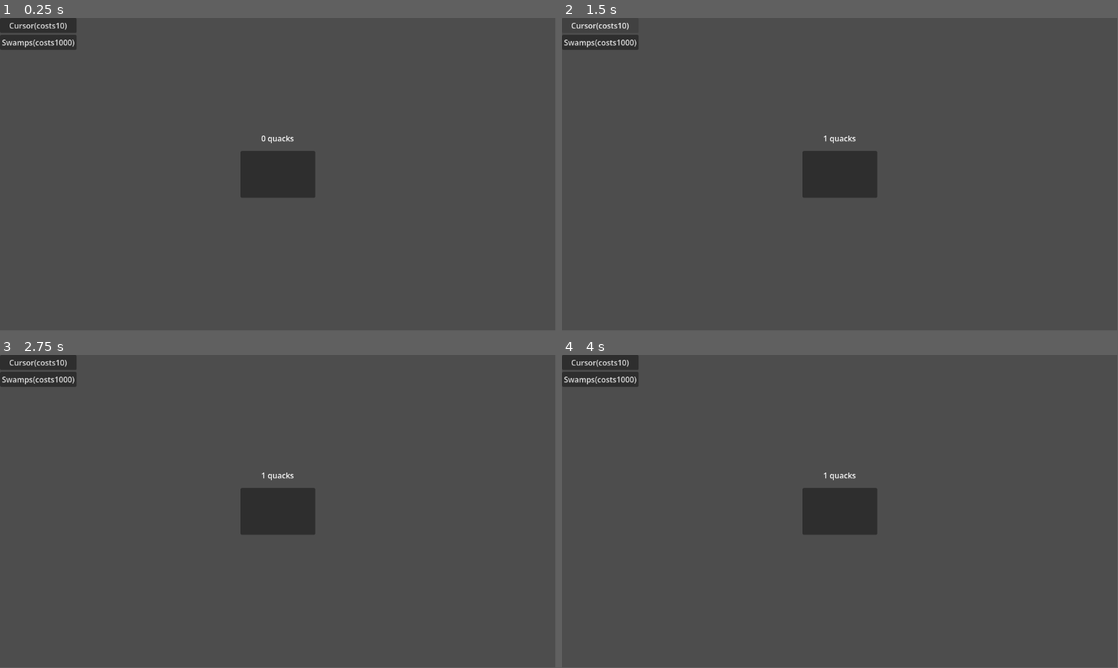
Above: before the commit, frames 1-4 (two rows, left to right).
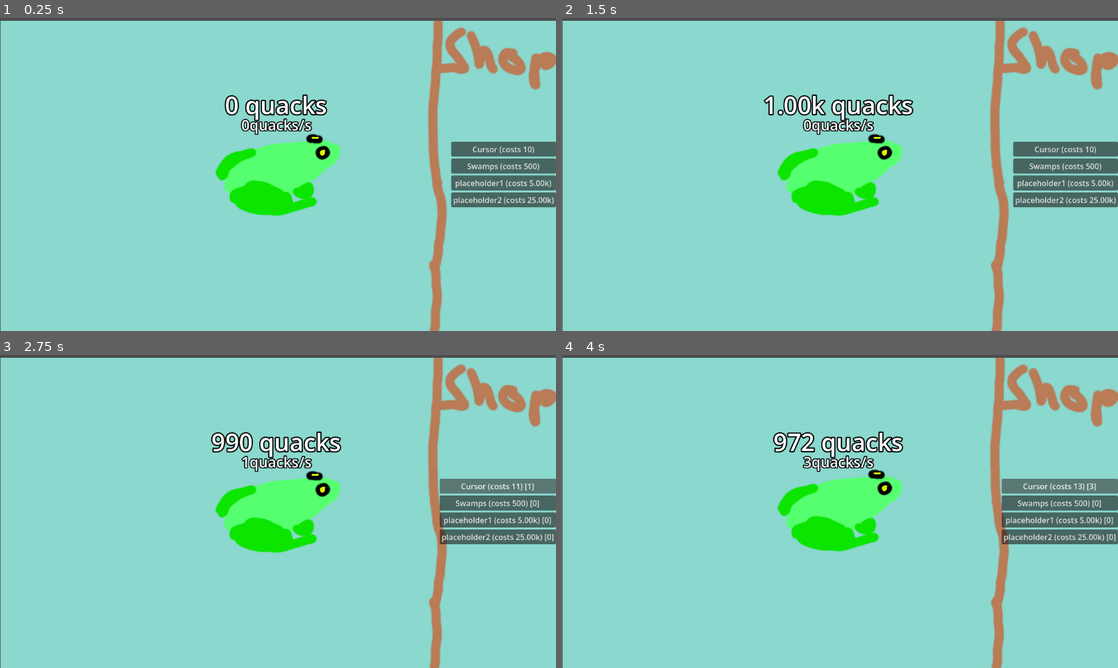
Above: after the commit, the same moments.

Repository: n2ize/ClickerIdleGame
Game: Godot game, scene res://main.tscn
Two runs of this game, one before a commit and one after it. Both use one fixed random seed, a clock stepped at 60 frames per second and the inputs below. Before the commit the project has no main scene; this scene is started directly in both runs.
Inputs (mouse positions are in pixels of both pictures, inside the frame that each line leads up to; where the layout moved, square brackets give the same spot in the first picture):
- Up to frame 1 (0.25 s): no input
- Up to frame 2 (1.5 s): click (834, 171) [840, 174] at 0.5 s; click (600, 24) at 1.25 s, where only the run before the commit has a clickable "Cursor(costs10)"
- Up to frame 3 (2.75 s): click (500, 486) at 2 s, where only the run after the commit has a clickable "Cursor (costs 10)"
- Up to frame 4 (4 s): click (1056, 486) at 2.75 s, where only the run after the commit has a clickable "Cursor (costs 11) [1]"; click (1056, 486) at 3.5 s, where only the run after the commit has a clickable "Cursor (costs 12) [2]"
In our replay, the window is 799x449 before the commit and 800x450 after it. These sizes can differ from the game's own. Grey fills any space a smaller window leaves; there, only what the larger window draws over its background counts as a difference.

The runs differ from the first frame. In frame 1, 99% of the frame differs, in the area x 0-100%, y 0-100%; in frame 2, 99%; in frame 3, 99%; in frame 4, 99%.

Commit message:
animation added + number suffixes

Diff:
--- a/control.gd
+++ b/control.gd
@@ -3,17 +3,29 @@
 @onready var label = $Label
 @onready var button = $Button
 @onready var game_manager = $"../GameManager"
+@onready var cpslabel = $CpsLabel
+
+var frog_origin: Vector2
 
 # Called when the node enters the scene tree for the first time.
 func _ready() -> void:
+	frog_origin = button.position
+	game_manager.upgrade_ticked.connect(_on_upgrade_ticked)
 	pass # Replace with function body.
 
 
 # Called every frame. 'delta' is the elapsed time since the previous frame.
 func _process(delta: float) -> void:
-	label.text = str(game_manager.cookies) + " quacks"
+	label.text = game_manager.format_number(game_manager.cookies) + " quacks"
+	cpslabel.text = game_manager.format_number(game_manager.get_total_cps()) + "quacks/s"
 	pass
 
 
 func _on_button_pressed() -> void:
 	game_manager.add_quack()
+
+func _on_upgrade_ticked():
+	var tween = create_tween()
+	var original_pos = frog_origin
+	tween.tween_property(button, "position", original_pos + Vector2(0, -20), 0.1)
+	tween.tween_property(button, "position", original_pos, 0.1)
--- a/game_manager.gd
+++ b/game_manager.gd
@@ -1,5 +1,6 @@
 extends Node
 @onready var upgrade_container = $"../Control/UpgradeContainer"
+signal upgrade_ticked
 
 var cookies = 0
 var upgrades = {
@@ -10,11 +11,23 @@
 		"cost_multiplier": 1.15
 	},
 	"Swamps": {
-		"cost": 1000,
+		"cost": 500,
 		"count": 0,
-		"cps": 50,
+		"cps": 30,
 		"cost_multiplier": 1.15
-	}
+	},
+	"placeholder1": {
+		"cost": 5000,
+		"count": 0,
+		"cps": 1000,
+		"cost_multiplier": 1.15
+	},
+	"placeholder2": {
+		"cost": 25000,
+		"count": 0,
+		"cps": 1000,
+		"cost_multiplier": 1.15
+	},
 }
 
 # Called when the node enters the scene tree for the first time.
@@ -27,7 +40,7 @@
 		timer.start()
 		upgrades[upgrade_name]["timer"] = timer
 		var button = Button.new()
-		button.text = upgrade_name + "(costs" + str(upgrades[upgrade_name]["cost"]) + ")"
+		button.text = upgrade_name + " (costs " + format_number(upgrades[upgrade_name]["cost"]) + ")"
 		button.pressed.connect(func(): buy_upgrade(upgrade_name))
 		upgrade_container.add_child(button)
 		upgrades[upgrade_name]["button"] = button
@@ -40,7 +53,8 @@
 
 
 func add_quack():
-	cookies += 1
+	cookies += 1000
+	emit_signal("upgrade_ticked")
 
 func buy_upgrade(name: String):
 	var upgrade = upgrades[name]
@@ -53,9 +67,36 @@
 
 func _on_upgrade_tick(upgrade_name: String):
 	var upgrade = upgrades[upgrade_name]
-	cookies += upgrade["cps"] * upgrade["count"]
+	if upgrade["count"] > 0:
+		cookies += upgrade["cps"] * upgrade["count"]
+		emit_signal("upgrade_ticked")
+
 
 func update_buttons():
 	for upgrade_name in upgrades:
 		var upgrade =  upgrades[upgrade_name]
-		upgrade["button"].text = upgrade_name + " (costs " + str(upgrade["cost"]) + ") [" + str(upgrade["count"]) + "]"
+		upgrade["button"].text = upgrade_name + " (costs " + format_number(upgrade["cost"]) + ") [" + str(upgrade["count"]) + "]"
+
+func get_suffixes() -> Array:
+	var suffixes = ["","k", "M", "B","T"]
+	for first in "abcdefghijklmnopqrstuvwxyz":
+		for second in "abcdefghijklmnopqrstuvwxyz":
+			suffixes.append(first + second)
+	return suffixes
+
+func format_number(n: int) -> String:
+	var suffixes = get_suffixes()
+	var i = 0
+	var value = float(n)
+	while value >= 1000 and i < suffixes.size() - 1:
+		value /= 1000.0
+		i += 1
+	if i == 0:
+		return str(n)
+	return str(snapped(value, 0.01)).pad_decimals(2) + suffixes[i]
+
+func get_total_cps() -> int:
+	var total = 0
+	for upgrade_name in upgrades:
+		total += upgrades[upgrade_name]["cps"] * upgrades[upgrade_name]["count"]
+	return total
--- a/main.tscn
+++ b/main.tscn
@@ -2,11 +2,28 @@
 
 [ext_resource type="Script" uid="uid://b2o7bicn6f5cd" path="res://game_manager.gd" id="1_ig7tw"]
 [ext_resource type="Script" uid="uid://cpyauw1a0caev" path="res://control.gd" id="2_0xm2m"]
+[ext_resource type="Texture2D" uid="uid://pdhgb8nw4w3r" path="res://Imageassets/titlebackground.png" id="3_h2yge"]
+[ext_resource type="Texture2D" uid="uid://d1tc5kest778c" path="res://Imageassets/frogclicker.png" id="4_1bvp3"]
+
+[sub_resource type="LabelSettings" id="LabelSettings_h2yge"]
+font_size = 50
+outline_size = 10
+outline_color = Color(0, 0, 0, 1)
+
+[sub_resource type="LabelSettings" id="LabelSettings_1bvp3"]
+font_size = 30
+outline_size = 8
+outline_color = Color(0, 0, 0, 1)
 
 [node name="main" type="Node" unique_id=1890786213]
 
 [node name="GameManager" type="Node" parent="." unique_id=319019320]
 script = ExtResource("1_ig7tw")
+
+[node name="Titlebackground" type="Sprite2D" parent="." unique_id=1868576458]
+position = Vector2(576.5, 326.99994)
+scale = Vector2(0.5994792, 0.59444445)
+texture = ExtResource("3_h2yge")
 
 [node name="Control" type="Control" parent="." unique_id=445776644]
 layout_mode = 3
@@ -19,6 +36,23 @@
 size_flags_vertical = 4
 script = ExtResource("2_0xm2m")
 
+[node name="Button" type="Button" parent="Control" unique_id=319643647]
+layout_mode = 1
+anchors_preset = 8
+anchor_left = 0.5
+anchor_top = 0.5
+anchor_right = 0.5
+anchor_bottom = 0.5
+offset_left = -157.0
+offset_top = -104.0
+offset_right = 811.0
+offset_bottom = 545.0
+grow_horizontal = 2
+grow_vertical = 2
+scale = Vector2(0.3, 0.3)
+icon = ExtResource("4_1bvp3")
+flat = true
+
 [node name="Label" type="Label" parent="Control" unique_id=842526241]
 layout_mode = 1
 anchors_preset = -1
@@ -26,30 +60,42 @@
 anchor_top = 0.5
 anchor_right = 0.5
 anchor_bottom = 0.5
-offset_left = -20.0
-offset_top = -86.0
-offset_right = 20.0
-offset_bottom = -63.0
+offset_left = -24.0
+offset_top = -156.0
+offset_right = 16.0
+offset_bottom = -133.0
 grow_horizontal = 2
 grow_vertical = 2
+text = "test"
+label_settings = SubResource("LabelSettings_h2yge")
 
-[node name="Button" type="Button" parent="Control" unique_id=319643647]
+[node name="CpsLabel" type="Label" parent="Control" unique_id=863488294]
 layout_mode = 1
-anchors_preset = 8
+anchors_preset = -1
 anchor_left = 0.5
 anchor_top = 0.5
 anchor_right = 0.5
 anchor_bottom = 0.5
-offset_left = -77.5
-offset_top = -48.5
-offset_right = 77.5
-offset_bottom = 48.5
+offset_left = -24.0
+offset_top = -124.0
+offset_right = 16.0
+offset_bottom = -55.0
 grow_horizontal = 2
 grow_vertical = 2
+text = "testest"
+label_settings = SubResource("LabelSettings_1bvp3")
 
 [node name="UpgradeContainer" type="VBoxContainer" parent="Control" unique_id=820873926]
-layout_mode = 0
-offset_right = 40.0
-offset_bottom = 40.0
+layout_mode = 1
+anchors_preset = 6
+anchor_left = 1.0
+anchor_top = 0.5
+anchor_right = 1.0
+anchor_bottom = 0.5
+offset_left = -40.0
+offset_top = -20.0
+offset_bottom = 20.0
+grow_horizontal = 0
+grow_vertical = 2
 
 [connection signal="pressed" from="Control/Button" to="Control" method="_on_button_pressed"]
--- a/project.godot
+++ b/project.godot
@@ -11,8 +11,13 @@
 [application]
 
 config/name="ClickerIdleGame"
+run/main_scene="uid://b3lvcuomma2f6"
 config/features=PackedStringArray("4.6", "Forward Plus")
 config/icon="res://icon.svg"
+
+[display]
+
+window/stretch/mode="viewport"
 
 [physics]
 
Binary file added: Imageassets/frogclicker.png
Not shown, added: Imageassets/frogclicker.png.import
Binary file added: Imageassets/titlebackground.png
Not shown, added: Imageassets/titlebackground.png.import
